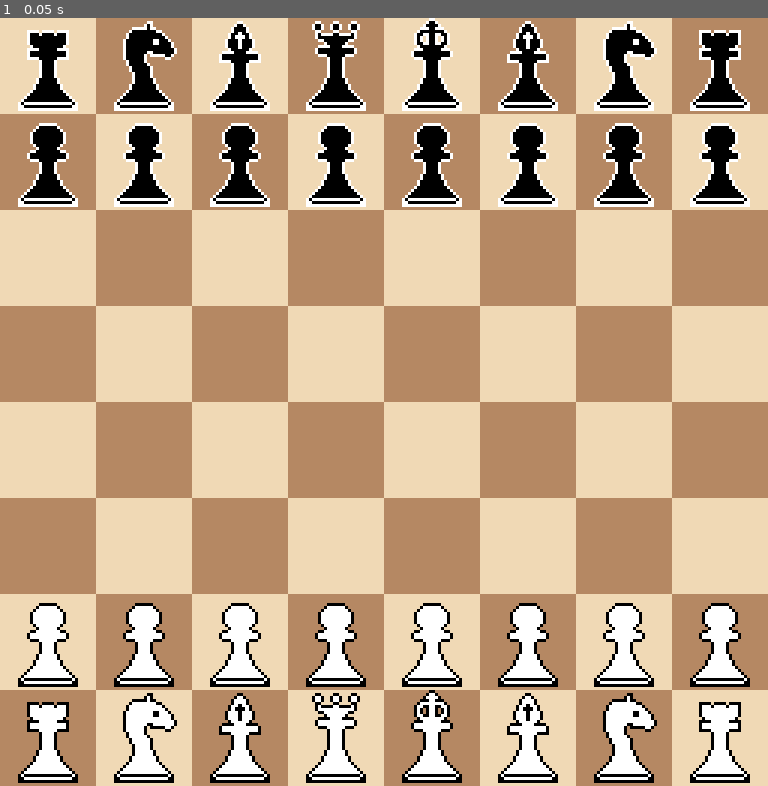
Above: before the commit, frame 1.
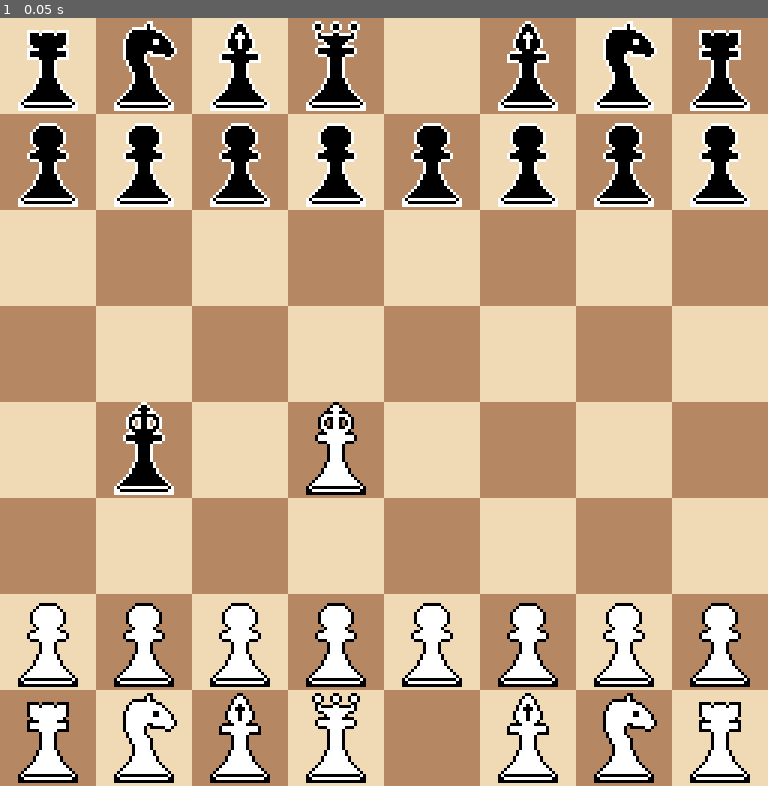
Above: after the commit, the same moment.

Repository: rafliko/GDChess
Game: Godot game, scene res://scenes/main.tscn
The game is run twice, just before and just after one commit, with the same random seed, the same clock (stepped at 60 frames per second) and the same inputs.
Inputs:
- Up to frame 1 (0.05 s): no input

The runs differ from the first frame. In frame 1, 2.0% of the frame differs, in the area x 14-61%, y 0-100%.

Commit message:
fixed checking for check (can't move white king next to black king now)

Diff:
--- a/Global.gd
+++ b/Global.gd
@@ -1,14 +1,14 @@
 extends Node
 
 var board = [
-	['r','n','b','q','k','b','n','r'],
+	['r','n','b','q','0','b','n','r'],
 	['p','p','p','p','p','p','p','p'],
 	['0','0','0','0','0','0','0','0'],
 	['0','0','0','0','0','0','0','0'],
-	['0','0','0','0','0','0','0','0'],
+	['0','k','0','K','0','0','0','0'],
 	['0','0','0','0','0','0','0','0'],
 	['P','P','P','P','P','P','P','P'],
-	['R','N','B','Q','K','B','N','R'],
+	['R','N','B','Q','0','B','N','R'],
 ]
 
 var unit = 96
--- a/scenes/piece.gd
+++ b/scenes/piece.gd
@@ -192,6 +192,17 @@
 		(kingpos.x>0 and tmpboard[kingpos.y-1][kingpos.x-1]=='p')):
 		return false
 
+	#king
+	if ((kingpos.x<7 and tmpboard[kingpos.y][kingpos.x+1]=='k') or
+		(kingpos.x>0 and tmpboard[kingpos.y][kingpos.x-1]=='k') or
+		(kingpos.y<7 and tmpboard[kingpos.y+1][kingpos.x]=='k') or
+		(kingpos.y>0 and tmpboard[kingpos.y-1][kingpos.x]=='k') or
+		(kingpos.x<7 and kingpos.y<7 and tmpboard[kingpos.y+1][kingpos.x+1]=='k') or
+		(kingpos.x>0 and kingpos.y<7 and tmpboard[kingpos.y+1][kingpos.x-1]=='k') or
+		(kingpos.x<7 and kingpos.y>0 and tmpboard[kingpos.y-1][kingpos.x+1]=='k') or
+		(kingpos.x>0 and kingpos.y>0 and tmpboard[kingpos.y-1][kingpos.x-1]=='k')):
+		return false
+
 	#############################################################################
 
 	#check move
